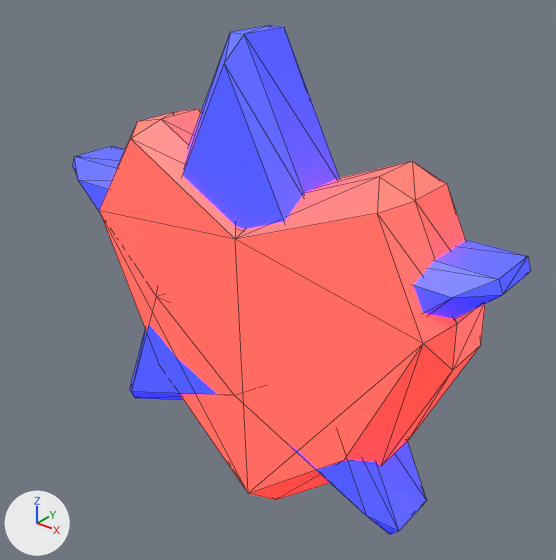
Before and after pictures for a commit that changed the glTF model public/crystal.glb.
The view is the same before and after, from a 50 mm camera at (5.16, -6.14, 3.93) aimed at (0.15, 0.13, 0.04). Lighting does not change. The marker at lower left points along +X, +Y and +Z. Mesh edges are drawn as thin lines. Where no turn or scale is listed for an object, it has been applied to the vertices. Vertices at the same position are counted once.

In view in the first picture: 'Heart', 'Star'.
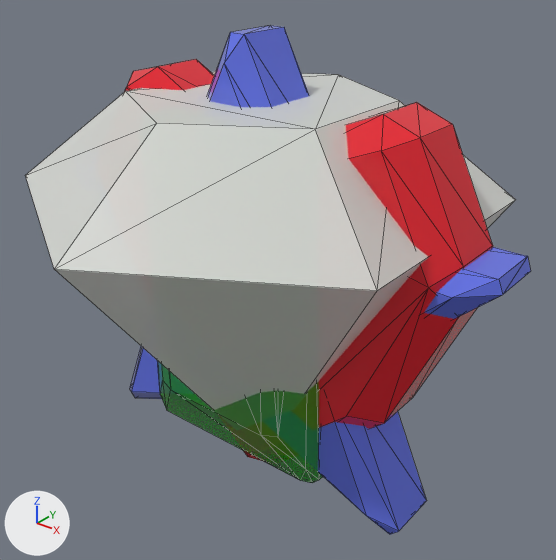
Where the newer file only moved an object's origin or applied its transform, the numbers keep the older frame.

Pixel boxes [x1, y1, x2, y2] of what changed, in the pictures (556 x 560 px):
'Heart', recoloured, surface changed, mesh moved: before [99, 109, 485, 500]; after [125, 59, 493, 461]
'Diamond', added: after [25, 71, 515, 410]
'Star', surface changed, recoloured: [73, 25, 531, 534] in both
'Emerald', added (green): after [158, 361, 323, 483]

The change, as a list of edits to the scene's bpy script:
```text
Change mat_heart_material:
    remove mat_heart_material.emission_color = (1.0, 0.000611, 0.0)  # red #ff0200
    remove mat_heart_material.emission_strength = 2.3
    mat_heart_material.base_color: (0.804, 0.251, 0.204) -> (0.805, 0.0146, 0.028)  # pink #e8897d -> red #e8202f
Change mat_star_material:
    remove mat_star_material.emission_color = (0.00089, 0.0, 1.0)  # blue #0300ff
    remove mat_star_material.emission_strength = 1.0
    mat_star_material.roughness: 0.5 -> 0.0
Add mat_emerald_material:
    mat_emerald_material = principled_material('Emerald Material')
    mat_emerald_material.base_color = (0.00428, 0.314, 0.0)  # green #0e9800
    mat_emerald_material.roughness = 0.0
    mat_emerald_material.alpha = 0.75
Add mat_diamond_material:
    mat_diamond_material = principled_material('Diamond Material')
    mat_diamond_material.base_color = (0.781, 0.8, 0.761)  # white #e5e7e2
    mat_diamond_material.alpha = 0.807
Change me_plane:
    where me_plane.from_pydata(...)  # 44 vertices, 84 faces; spans x -2.34..2.59, y -0.58..0.68, z -2.89..1.79
    used by ob_heart; location = (0.0, 0.0, 0.0)
    me_plane part 1: the whole mesh is moved by (0.0, 0.0, 0.57)
Add me_cube:
    me_cube.from_pydata(...)  # 48 vertices, 92 faces; spans x -1.24..1.24, y -0.87..0.87, z -2.0..2.0
    me_cube.materials.append(mat_emerald_material)  # green #0e9800
Add me_cylinder:
    me_cylinder.from_pydata([(0.0, 0.0, -2.45), (0.0, 2.71, 1.17), (2.35, 1.35, 1.17), (2.35, -1.35, 1.17), (0.0, -2.71, 1.17), (-2.35, -1.35, 1.17), (-2.35, 1.35, 1.17), (1.24, 0.72, 2.16), (0.0, 1.44, 2.16), (1.24, -0.72, 2.16), (0.0, -1.44, 2.16), (-1.24, -0.72, 2.16), (-1.24, 0.72, 2.16)], [], [(0, 1, 2), (0, 2, 3), (0, 3, 4), (0, 4, 5), (4, 3, 9), (4, 9, 10), (0, 5, 6), (0, 6, 1), (9, 7, 8), (8, 12, 11), (11, 10, 9), (8, 11, 9), (1, 6, 12), (1, 12, 8), (5, 4, 10), (5, 10, 11), (3, 2, 7), (3, 7, 9), (6, 5, 11), (6, 11, 12), (2, 1, 8), (2, 8, 7)])
    me_cylinder.materials.append(mat_diamond_material)  # white #e5e7e2
Add ob_emerald:
    ob_emerald = bpy.data.objects.new('Emerald', me_cube)
    ob_emerald.location = (0.0, 0.0, 0.0)
Add ob_diamond:
    ob_diamond = bpy.data.objects.new('Diamond', me_cylinder)
    ob_diamond.location = (0.0, 0.0, 0.0)
```
